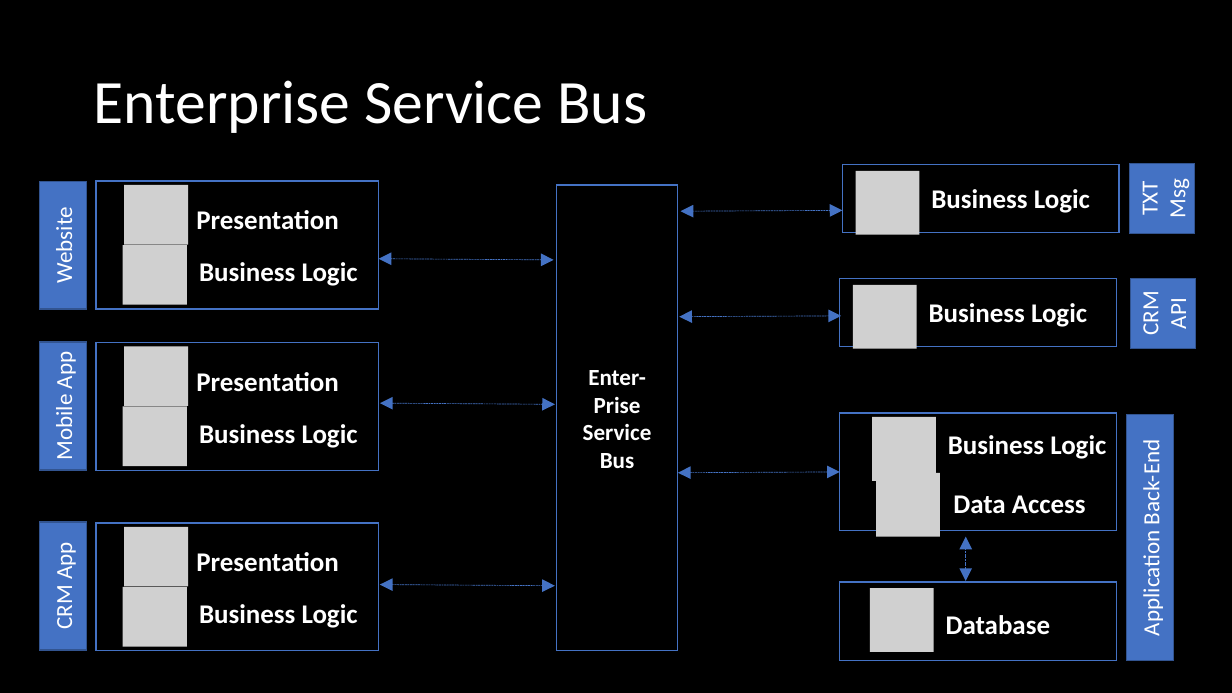
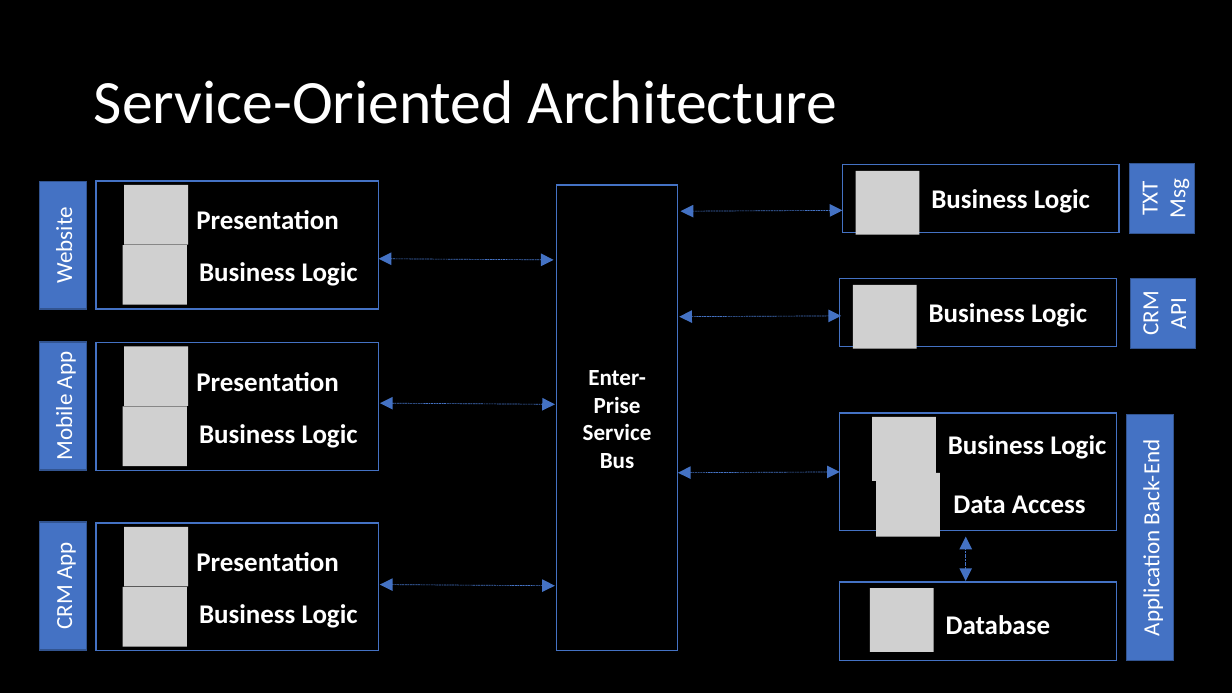
Before and after one commit to orstewar/ist346-content, a slide deck: slide 24 of content/reading-09-services-application-architectures.pptx. Drawn at 1232x693 pixels with LibreOffice and Linux fonts; fonts in the diff are those of the drawing; grey boxes stand for pictures. Boxes give left, top, right and bottom in pixels: in the first picture for what was removed or moved away, otherwise in the second. Text is boxed around its words. In the diff, an @@ line names an element or a change of style, - is before the commit and + after.

```diff
--- a/content/reading-09-services-application-architectures.pptx
+++ b/content/reading-09-services-application-architectures.pptx
@@ title at <box>94,80,837,124</box>: text changed @@
-Enterprise Service Bus
+Service-Oriented Architecture
```
Also in this commit, not shown: 3 other slides changed, 5 other files.
